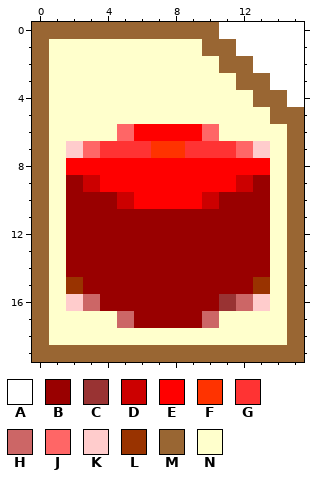
Pixel-art sprite -- org.eclipse.stem.ui/icons/full/customobj16/RecordedSimulationsModelFile.gif. The picture above was drawn from the file before the commit.
The file is 16x20 pixels.
Palette (. is transparent): A #ffffff  B #990000  C #993333  D #cc0000  E #ff0000  F #ff3300  G #ff3333  H #cc6666  J #ff6666  K #ffcccc  L #993300  M #996633  N #ffffcc
Pixels before, first column x 0:
 0 MMMMMMMMMMMAAAAA
 1 MNNNNNNNNNMMAAAA
 2 MNNNNNNNNNNMMAAA
 3 MNNNNNNNNNNNMMAA
 4 MNNNNNNNNNNNNMMA
 5 MNNNNNNNNNNNNNMM
 6 MNNNNJEEEEJNNNNM
 7 MNKJGGGFFGGGJKNM
 8 MNEEEEEEEEEEEENM
 9 MNBDEEEEEEEEDBNM
10 MNBBBDEEEEDBBBNM
11 MNBBBBBBBBBBBBNM
12 MNBBBBBBBBBBBBNM
13 MNBBBBBBBBBBBBNM
14 MNBBBBBBBBBBBBNM
15 MNLBBBBBBBBBBLNM
16 MNKHBBBBBBBCHKNM
17 MNNNNHBBBBHNNNNM
18 MNNNNNNNNNNNNNNM
19 MMMMMMMMMMMMMMMM
After:
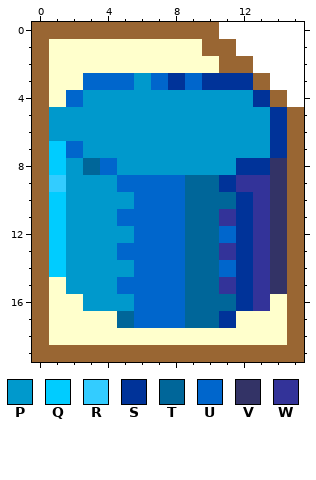
Colours new in this view: P #0099cc  Q #00ccff  R #33ccff  S #003399  T #006699  U #0066cc  V #333366  W #333399
The edit:
Changed rows in their new state; - is an unchanged pixel.
first column x 1:
 3 --UUUPUSUSSS--
 4 -UPPPPPPPPPPS-
 5 PPPPPPPPPPPPPS
 6 PPPPPPPPPPPPPS
 7 QUPPPPPPPPPPPS
 8 QPTUPPPPPPPSSV
 9 RPPPUUUUTTSWWV
10 QPPPPUUUTTTSWV
11 QPPPUUUUTTWSWV
12 QPPPPUUUTTUSWV
13 QPPPUUUUTTWSWV
14 QPPPPUUUTTUSWV
15 -PPPUUUUTTWSWV
16 -NPPPUUUTTTSW-
17 ----TUUUTTS---
Changed places in both pictures, as pixel boxes (x1, y1, x2, y2):
changed: (49, 73, 287, 328)
